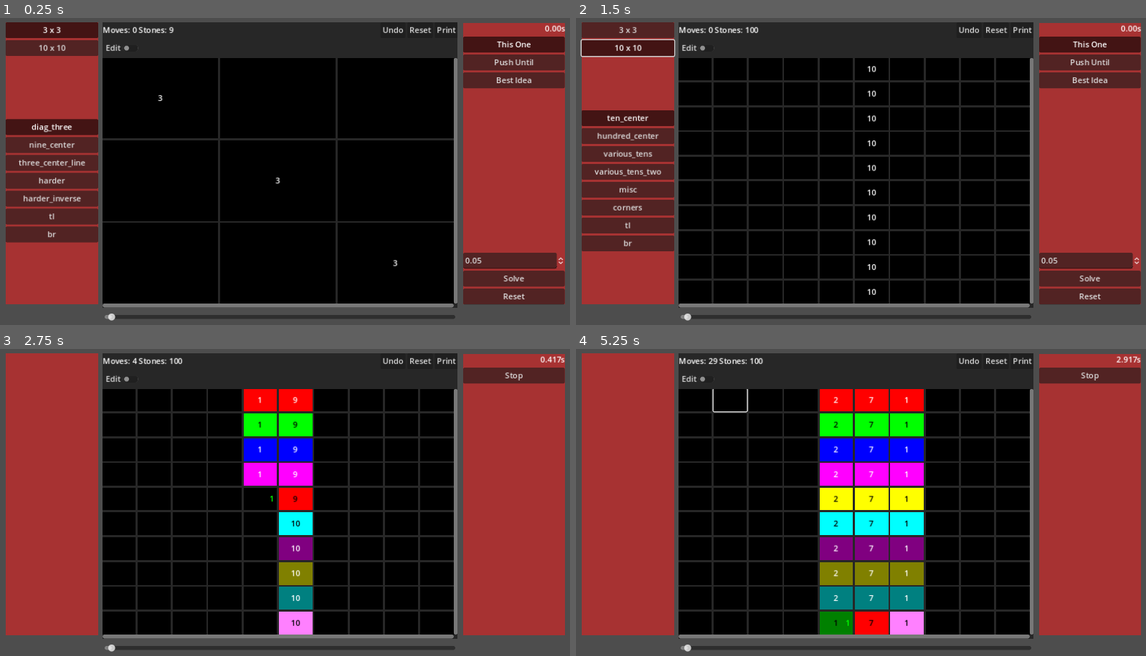
Above: before the commit, frames 1-4 (two rows, left to right).
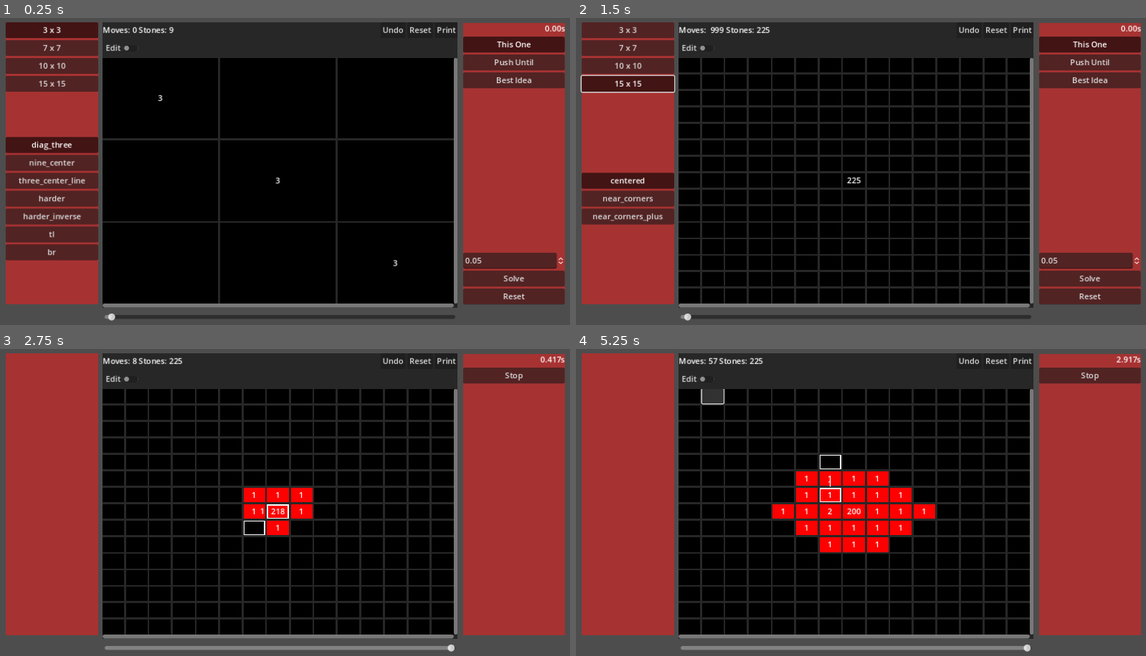
Above: after the commit, the same moments.

Repository: bitwes/StoneGridProblem
Game: Godot game, scene res://main.tscn
Same seed, same stepped clock (60 frames per second), same inputs: the game is played once before the commit and once after it.
Inputs (mouse positions are in pixels of both pictures, inside the frame that each line leads up to):
- Up to frame 1 (0.25 s): no input
- Up to frame 2 (1.5 s): click (627, 48) at 0.5 s, where only the run after the commit has a clickable "7 x 7"; click (627, 82) at 1.25 s, where only the run after the commit has a clickable "15 x 15"
- Up to frame 3 (2.75 s): click "Solve" at 2 s
- Up to frame 4 (5.25 s): click "Undo" at 2.75 s; click (695, 401) at 3.52 s; click (729, 401) at 4.27 s; click (712, 395) at 5.02 s

The runs differ from the first frame. In frame 1, 4.1% of the frame differs, in the area x 1-18%, y 8-80%; in frame 2, 17%; in frame 3, 16%; in frame 4, 22%, in the area x 17-80%, y 2-99%.

Commit message:
grid does colors, got carried away again

Diff:
--- a/Main.gd
+++ b/Main.gd
@@ -12,8 +12,9 @@
 
 var StoneGridScene = load("res://stone_grid.tscn")
 
+# -------------------------
 var three_x_three = {
-
+# -------------------------
 	diag_three = [
 		[3, 0, 0],
 		[0, 3, 0],
@@ -52,8 +53,33 @@
 
 }
 
-
+# -------------------------
+var seven_x_seven = {
+# -------------------------
+	seven_center = [
+		[0, 0, 0, 7, 0, 0, 0],
+		[0, 0, 0, 7, 0, 0, 0],
+		[0, 0, 0, 7, 0, 0, 0],
+		[0, 0, 0, 7, 0, 0, 0],
+		[0, 0, 0, 7, 0, 0, 0],
+		[0, 0, 0, 7, 0, 0, 0],
+		[0, 0, 0, 7, 0, 0, 0],
+	],
+
+	forty_nine_center = {
+		Vector2(3, 3) : 49
+	},
+	tl = {
+		Vector2(0, 0) : 49
+	},
+	br = {
+		Vector2(6, 6) : 49
+	}
+}
+
+# -------------------------
 var ten_x_ten = {
+# -------------------------
 	ten_center = [
 		[0, 0, 0, 0, 0, 10, 0, 0, 0, 0],
 		[0, 0, 0, 0, 0, 10, 0, 0, 0, 0],
@@ -66,18 +92,9 @@
 		[0, 0, 0, 0, 0, 10, 0, 0, 0, 0],
 		[0, 0, 0, 0, 0, 10, 0, 0, 0, 0],
 	],
-	hundred_center = [
-		[0, 0, 0, 0, 0, 0, 0, 0, 0, 0],
-		[0, 0, 0, 0, 0, 0, 0, 0, 0, 0],
-		[0, 0, 0, 0, 0, 0, 0, 0, 0, 0],
-		[0, 0, 0, 0, 0, 0, 0, 0, 0, 0],
-		[0, 0, 0, 0, 0, 100, 0, 0, 0, 0],
-		[0, 0, 0, 0, 0, 0, 0, 0, 0, 0],
-		[0, 0, 0, 0, 0, 0, 0, 0, 0, 0],
-		[0, 0, 0, 0, 0, 0, 0, 0, 0, 0],
-		[0, 0, 0, 0, 0, 0, 0, 0, 0, 0],
-		[0, 0, 0, 0, 0, 0, 0, 0, 0, 0],
-	],
+	hundred_center = {
+		Vector2(5, 5) : 100
+	},
 	various_tens = [
 		[0, 0, 0, 0, 0, 0, 0, 0, 0, 10],
 		[0, 0, 10, 0, 0, 0, 0, 0, 0, 0],
@@ -114,42 +131,42 @@
 		[0,0,0,14,0,0,0,0,0,0,],
 		[0,0,0,0,0,0,11,0,0,6,],
 	],
-	corners = [
-		[25, 0, 0, 0, 0, 0, 0, 0, 0, 25],
-		[0, 0, 0, 0, 0, 0, 0, 0, 0, 0],
-		[0, 0, 0, 0, 0, 0, 0, 0, 0, 0],
-		[0, 0, 0, 0, 0, 0, 0, 0, 0, 0],
-		[0, 0, 0, 0, 0, 0, 0, 0, 0, 0],
-		[0, 0, 0, 0, 0, 0, 0, 0, 0, 0],
-		[0, 0, 0, 0, 0, 0, 0, 0, 0, 0],
-		[0, 0, 0, 0, 0, 0, 0, 0, 0, 0],
-		[0, 0, 0, 0, 0, 0, 0, 0, 0, 0],
-		[25, 0, 0, 0, 0, 0, 0, 0, 0, 25],
-	],
-	tl = [
-		[100, 0, 0, 0, 0, 0, 0, 0, 0, 0],
-		[0, 0, 0, 0, 0, 0, 0, 0, 0, 0],
-		[0, 0, 0, 0, 0, 0, 0, 0, 0, 0],
-		[0, 0, 0, 0, 0, 0, 0, 0, 0, 0],
-		[0, 0, 0, 0, 0, 0, 0, 0, 0, 0],
-		[0, 0, 0, 0, 0, 0, 0, 0, 0, 0],
-		[0, 0, 0, 0, 0, 0, 0, 0, 0, 0],
-		[0, 0, 0, 0, 0, 0, 0, 0, 0, 0],
-		[0, 0, 0, 0, 0, 0, 0, 0, 0, 0],
-		[0, 0, 0, 0, 0, 0, 0, 0, 0, 0],
-	],
-	br = [
-		[0, 0, 0, 0, 0, 0, 0, 0, 0, 0],
-		[0, 0, 0, 0, 0, 0, 0, 0, 0, 0],
-		[0, 0, 0, 0, 0, 0, 0, 0, 0, 0],
-		[0, 0, 0, 0, 0, 0, 0, 0, 0, 0],
-		[0, 0, 0, 0, 0, 0, 0, 0, 0, 0],
-		[0, 0, 0, 0, 0, 0, 0, 0, 0, 0],
-		[0, 0, 0, 0, 0, 0, 0, 0, 0, 0],
-		[0, 0, 0, 0, 0, 0, 0, 0, 0, 0],
-		[0, 0, 0, 0, 0, 0, 0, 0, 0, 0],
-		[0, 0, 0, 0, 0, 0, 0, 0, 0, 100],
-	]
+	corners = {
+		Vector2(0, 0) : 25,
+		Vector2(0, 9) : 25,
+		Vector2(9, 0) : 25,
+		Vector2(9, 9) : 25
+	},
+	tl = {
+		Vector2(0, 0) : 100
+	},
+	br = {
+		Vector2(9, 9) : 100
+	}
+}
+
+# -------------------------
+# 225
+var fifteen_x_fifteen = {
+# -------------------------
+	centered = {
+		Vector2(7, 7) : 15 * 15
+	},
+	near_corners = {
+		Vector2(3, 3) : 56,
+		Vector2(3, 11) : 56,
+		Vector2(11, 3) : 56,
+		Vector2(11, 11) : 56,
+		Vector2(7, 7) : 1,
+	},
+	near_corners_plus = {
+		Vector2(3, 3) : 40,
+		Vector2(3, 11) : 40,
+		Vector2(11, 3) : 40,
+		Vector2(11, 11) : 40,
+		Vector2(7, 7) : 65,
+	}
+
 }
 
 
@@ -302,8 +319,15 @@
 	_create_stone_grid(3, three_x_three)
 
 
+func _on_seven_x_seven_pressed():
+	_create_stone_grid(7, seven_x_seven)
+
+
 func _on_ten_x_ten_pressed():
 	_create_stone_grid(10, ten_x_ten)
+
+func _on_fifteen_x_fifteen_pressed():
+	_create_stone_grid(15, fifteen_x_fifteen)
 
 
 func _on_reset_pressed():
@@ -337,7 +361,7 @@
 func solve():
 	if(_stone_grid.is_solved()):
 		_stone_grid.reset()
-
+	_ctrls.undo_slider.max_value = 0
 	_stone_grid.save_layout()
 	_stone_grid.wait_time = _ctrls.delay.value
 	set_process(false)
--- a/main.tscn
+++ b/main.tscn
@@ -32,9 +32,17 @@
 layout_mode = 2
 text = "3 x 3"
 
+[node name="SevenXSeven" type="Button" parent="Controls/Layout/Buttons/Layouts"]
+layout_mode = 2
+text = "7 x 7"
+
 [node name="TenXTen" type="Button" parent="Controls/Layout/Buttons/Layouts"]
 layout_mode = 2
 text = "10 x 10"
+
+[node name="FifteenXFifteen" type="Button" parent="Controls/Layout/Buttons/Layouts"]
+layout_mode = 2
+text = "15 x 15"
 
 [node name="Spacer2" type="CenterContainer" parent="Controls/Layout/Buttons"]
 layout_mode = 2
@@ -138,7 +146,9 @@
 min_value = -1.0
 
 [connection signal="pressed" from="Controls/Layout/Buttons/Layouts/ThreeXThree" to="." method="_on_three_x_three_pressed"]
+[connection signal="pressed" from="Controls/Layout/Buttons/Layouts/SevenXSeven" to="." method="_on_seven_x_seven_pressed"]
 [connection signal="pressed" from="Controls/Layout/Buttons/Layouts/TenXTen" to="." method="_on_ten_x_ten_pressed"]
+[connection signal="pressed" from="Controls/Layout/Buttons/Layouts/FifteenXFifteen" to="." method="_on_fifteen_x_fifteen_pressed"]
 [connection signal="pressed" from="Controls2/Layout/Stop" to="." method="_on_stop_pressed"]
 [connection signal="pressed" from="Controls2/Layout/Buttons/Solvers/ThisOne" to="." method="_on_this_one_pressed"]
 [connection signal="pressed" from="Controls2/Layout/Buttons/Solvers/PushUntil" to="." method="_on_push_until_pressed"]
--- a/solvers.gd
+++ b/solvers.gd
@@ -184,7 +184,13 @@
 			for j in range(_grid.grid_size()):
 				var pos = Vector2(i, j)
 				var target = get_closest_zero(pos)
-				await push_in_direction_of(pos, target)
+				var here = _grid.get_button_at(pos)
+				if(here != null and target != null):
+					here.highlight()
+					target.highlight()
+					await push_in_direction_of(pos, target)
+					here.stop_highlight()
+					target.stop_highlight()
 
 
 # ------------------------------------------------------------------------------
@@ -213,12 +219,12 @@
 				var pos = Vector2(i, j)
 				var target = get_closest_zero(pos)
 				var here = _grid.get_button_at(pos)
-				here.set_color(Color(1, 1, 1, .5))
+				here.highlight()
 				if(target != null):
-					target.set_color(Color(0, 0, 1, .5))
+					target.highlight()
 					await push_untl_there(pos, target)
-					target.set_color(Color(0, 0, 0, 0))
-				here.set_color(Color(0, 0, 0, 0))
+					target.stop_highlight()
+				here.stop_highlight()
 
 
 # ------------------------------------------------------------------------------
@@ -240,15 +246,15 @@
 
 	func attempt(here, r):
 		var target = _get_closest_zero_in_range(here, r)
-		here.set_color(Color(1, 1, 1, .5))
+		here.highlight()
 		while(target != null and here.get_stone_count() > 1):
 			if(!_should_run):
 				return
-			target.set_color(Color(0, 0, 1, .5))
+			target.highlight()
 			await push_untl_there(here.grid_pos, target)
-			target.set_color(Color(0, 0, 0, 0))
+			target.stop_highlight()
 			target = _get_closest_zero_in_range(here, r)
-		here.set_color(Color(0, 0, 0, 0))
+		here.stop_highlight()
 
 
 	func _solve():
--- a/stone_button.gd
+++ b/stone_button.gd
@@ -6,8 +6,10 @@
 var _initial_waited = 0.0
 var _repeat = false
 var _sb : StyleBox = null
+var _should_highlight = false
 
-
+var highlight_color = Color(1, 1, 1)
+var default_bg_color = Color(0, 0, 0)
 var grid_pos = Vector2(-1, -1)
 var edit_increment = 1
 var increment_initial_delay = .5
@@ -26,18 +28,31 @@
 		edit_mode = val
 		toggle_mode = !edit_mode
 
-
+@onready var _draw_on_this = $DrawLayer
 var _stones = []
 
 
 signal stones_changed
 
+func highlight(c = highlight_color):
+	_should_highlight = true
+	highlight_color = c
+	_draw_on_this.queue_redraw()
+
+func stop_highlight():
+	_should_highlight = false
+	_draw_on_this.queue_redraw()
 
 func add_stone(s):
-	if(_stones.size() == 0):
+	if(s == null):
+		return
+
+	if(_stones.size() == 0 and get_bg_color() == default_bg_color):
 		set_bg_color(s.color)
+
 	_stones.append(s)
 	_update_display()
+	_change_count += 1
 	stones_changed.emit()
 
 
@@ -45,6 +60,8 @@
 	var s = _stones.pop_back()
 	_update_display()
 	stones_changed.emit()
+	_change_count += 1
+
 	return s
 
 func set_stone_count(x):
@@ -58,6 +75,7 @@
 
 
 func get_stone_count():
+	_check_count += 1
 	return _stones.size()
 
 
@@ -69,6 +87,14 @@
 
 func _ready():
 	_sb = get("theme_override_styles/normal")
+	set_bg_color(default_bg_color)
+	_draw_on_this.draw.connect(_draw_on.bind(_draw_on_this))
+
+
+func _draw_on(which):
+	if(_should_highlight):
+		var thickness = size.x * .05
+		which.draw_rect(Rect2(Vector2(thickness, thickness)/2, get_rect().size - Vector2(thickness, thickness)), highlight_color, false, thickness)
 
 
 func _update_display():
@@ -77,23 +103,30 @@
 	else:
 		text = ''
 
-# func _process(delta):
-# 	if(_repeat):
-# 		_initial_waited += delta
-# 		if(_initial_waited >= increment_initial_delay):
-# 			_waited += delta
-# 			if(_waited > increment_repeat):
-# 				stones += edit_increment
-# 				_waited = 0.0
+func _process(delta):
+	if(_repeat):
+		_initial_waited += delta
+		if(_initial_waited >= increment_initial_delay):
+			_waited += delta
+			if(_waited > increment_repeat):
+				if(edit_increment == 1):
+					add_stone(Stone.new())
+				else:
+					take_stone()
+				_waited = 0.0
 
 
-# func _gui_input(event):
-# 	if(edit_mode):
-# 		if(event is InputEventMouseButton):
-# 			_repeat = event.pressed
-# 			_initial_waited = 0.0
-# 			if(event.pressed):
-# 				stones += edit_increment
+func _gui_input(event):
+	if(edit_mode):
+		if(event is InputEventMouseButton):
+			_repeat = event.pressed
+			_initial_waited = 0.0
+
+			if(event.pressed):
+				if(edit_increment == 1):
+					add_stone(Stone.new())
+				else:
+					take_stone()
 
 
 func _to_string():
@@ -148,5 +181,8 @@
 	return get_lumenescen(color) < .6
 
 func clear():
+	_change_count = 0
+	_check_count = 0
 	_stones.clear()
+	set_bg_color(default_bg_color)
 	_update_display()
--- a/stone_button.tscn
+++ b/stone_button.tscn
@@ -36,3 +36,6 @@
 anchor_bottom = 1.0
 grow_horizontal = 2
 grow_vertical = 2
+
+[node name="DrawLayer" type="Node2D" parent="."]
+z_index = 100
--- a/stone_grid.gd
+++ b/stone_grid.gd
@@ -15,26 +15,24 @@
 		for i in range(x):
 			_cur_index += 1
 			var m = moves[_cur_index]
-			_stone_grid.get_button_at(m[0]).stones -= 1
-			_stone_grid.get_button_at(m[1]).stones += 1
+			var s = _stone_grid.get_button_at(m[0]).take_stone()
+			_stone_grid.get_button_at(m[1]).add_stone(s)
 
 
 	func _undo_x(x):
 		for i in range(x):
 			var m = moves[_cur_index]
-			_stone_grid.get_button_at(m[0]).stones += 1
-			_stone_grid.get_button_at(m[1]).stones -= 1
+			var s = _stone_grid.get_button_at(m[1]).take_stone()
+			_stone_grid.get_button_at(m[0]).add_stone(s)
 			_cur_index -= 1
 
 
 	func add(from, to):
-		return
 		moves.append([from, to])
 		_cur_index = moves.size() -1
 
 
 	func goto_index(index):
-		return
 		if(index == _cur_index):
 			return
 		elif(index < -1 or index > moves.size() -1):
@@ -48,11 +46,11 @@
 
 
 	func undo():
-		return
 		if(moves.size() > 0):
 			var m = moves.pop_back()
-			_stone_grid.get_button_at(m[0]).stones += 1
-			_stone_grid.get_button_at(m[1]).stones -= 1
+			var s = _stone_grid.get_button_at(m[1]).take_stone()
+			_stone_grid.get_button_at(m[0]).add_stone(s)
+
 			_stone_grid.moves -= 1
 			_cur_index = moves.size() -1
 
@@ -121,7 +119,7 @@
 func _next_color():
 	var c = colors[_cur_color_index]
 	_cur_color_index += 1
-	if(_cur_color_index > colors.size()):
+	if(_cur_color_index > colors.size() -1):
 		_cur_color_index = 0
 	return c
 
@@ -143,7 +141,7 @@
 	lbl.horizontal_alignment = HORIZONTAL_ALIGNMENT_CENTER
 	lbl.vertical_alignment = VERTICAL_ALIGNMENT_CENTER
 	lbl.text = '1'
-	lbl.modulate = Color(0, 1, 0)
+	lbl.add_theme_color_override("font_color", from_btn.get("theme_override_colors/font_color"))
 
 	var t = from_btn.create_tween()
 	t.finished.connect(func ():  lbl.queue_free())
@@ -217,7 +215,7 @@
 
 
 func _on_clear_pressed():
-	call_on_buttons(func(btn): btn.clear())
+	clear()
 
 
 func _on_print_array_pressed():
@@ -227,6 +225,9 @@
 # ------------------------
 # Public
 # ------------------------
+func clear():
+	call_on_buttons(func(btn): btn.clear())
+
 func p(s1='', s2='', s3='', s4='', s5='', s6='', s7='', s8=''):
 	if(log_enabled):
 		print(s1, s2, s3, s4, s5, s6, s7, s8)
@@ -244,10 +245,6 @@
 
 	if(from_btn != to_btn and from.distance_to(to) == 1.0 and from_btn.get_stone_count() > 0):
 		p(from_btn, ' -> ', to_btn)
-
-		if(wait_time > 0):
-			from_btn.modulate = from_color
-			to_btn.modulate = to_color
 
 		var s = from_btn.take_stone()
 		if(wait_time > 0.0):
@@ -257,10 +254,6 @@
 		undoer.add(from, to)
 
 		print_board()
-		if(wait_time > 0):
-			await get_tree().create_timer(wait_time).timeout
-			from_btn.modulate = Color.WHITE
-			to_btn.modulate = Color.WHITE
 
 		return true
 	else:
@@ -306,8 +299,7 @@
 			b.stones_changed.connect(_on_stones_changed)
 			_stone_buttons[i][j] = b
 
-
-func populate(stones):
+func _populate_array(stones):
 	_last_layout = stones
 	moves = 0
 	for i in stones.size():
@@ -317,6 +309,21 @@
 	_update_count()
 
 
+func _populate_dictionary(stones):
+	for key in stones:
+		var btn = _stone_buttons[key.x][key.y]
+		btn.set_stone_count(stones[key])
+		btn.set_bg_color(Color.BLACK)
+
+
+func populate(stones):
+	clear()
+	if(typeof(stones) == TYPE_ARRAY):
+		_populate_array(stones)
+	elif(typeof(stones) == TYPE_DICTIONARY):
+		_populate_dictionary(stones)
+
+
 func reset():
 	if(_last_layout != null):
 		populate(_last_layout)
